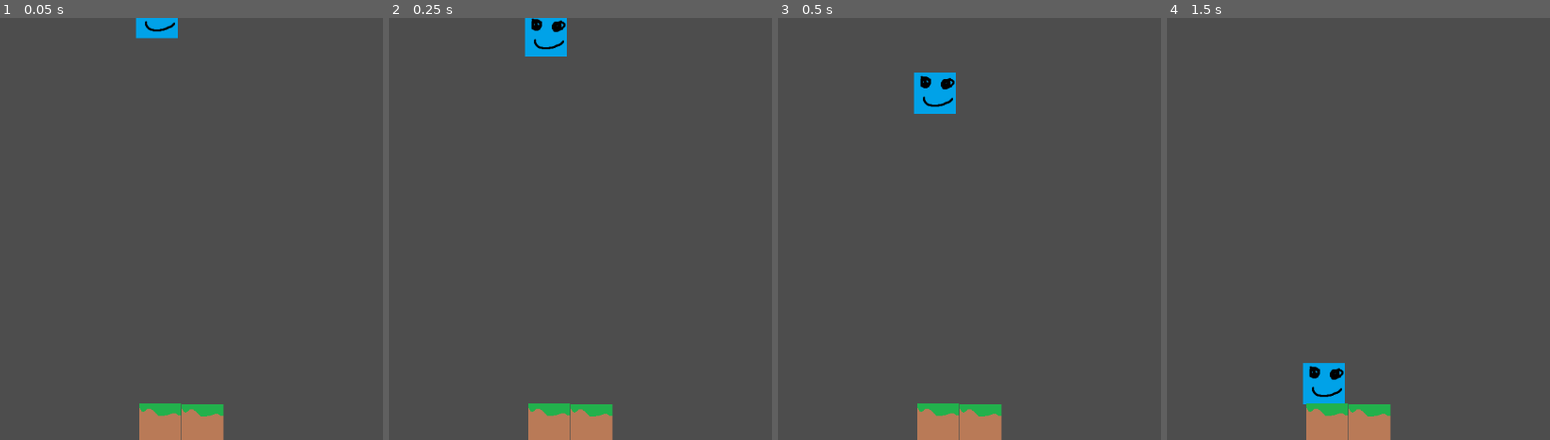
Above: before the commit, frames 1-4 (left to right).
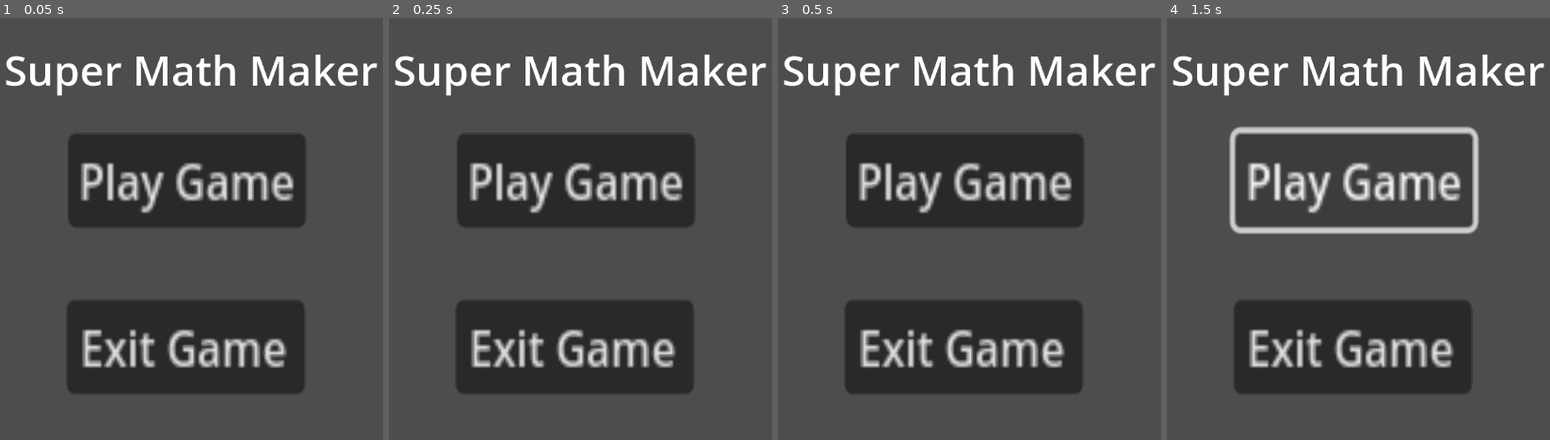
Above: after the commit, the same moments.

Repository: Super-Math-Maker/Super-Math-Maker
Game: Godot game, scene res://Resources/Scenes/Main Menu.tscn
Two runs of this game, one before a commit and one after it. Both use one fixed random seed, a clock stepped at 60 frames per second and the inputs below. Before the commit the project starts from res://Scene.tscn.
Inputs (mouse positions are in pixels of both pictures, inside the frame that each line leads up to):
- Up to frame 1 (0.05 s): no input
- Up to frame 2 (0.25 s): no input
- Up to frame 3 (0.5 s): no input
- Up to frame 4 (1.5 s): click (1354, 178) at 0.5 s, where only the run after the commit has a clickable "Play Game"; click (1354, 178) at 1.25 s, where only the run after the commit has a clickable "Play Game"

The runs differ from the first frame. In frame 1, 30% of the frame differs, in the area x 1-99%, y 0-100%; in frame 2, 31%; in frame 3, 31%; in frame 4, 23%.

Commit message:
Basic Menu

Diff:
--- /dev/null
+++ b/Resources/Scenes/Main Menu.tscn
@@ -0,0 +1,34 @@
+[gd_scene load_steps=2 format=3 uid="uid://diigps1gagkfl"]
+
+[ext_resource type="Script" path="res://Resources/Scripts/MainMenu.gd" id="1_1mjf6"]
+
+[node name="Main Menu" type="Node2D"]
+
+[node name="CanvasGroup" type="CanvasGroup" parent="."]
+script = ExtResource("1_1mjf6")
+
+[node name="Play Game Button" type="Button" parent="CanvasGroup"]
+unique_name_in_owner = true
+offset_left = 374.0
+offset_top = 177.0
+offset_right = 464.0
+offset_bottom = 208.0
+scale = Vector2(4.05144, 4.66263)
+text = "Play Game"
+
+[node name="Exit Game Button" type="Button" parent="CanvasGroup"]
+unique_name_in_owner = true
+offset_left = 372.0
+offset_top = 433.0
+offset_right = 462.0
+offset_bottom = 464.0
+scale = Vector2(4.05144, 4.66263)
+text = "Exit Game"
+
+[node name="Label" type="Label" parent="CanvasGroup"]
+offset_left = 276.0
+offset_top = 35.0
+offset_right = 851.0
+offset_bottom = 126.0
+theme_override_font_sizes/font_size = 64
+text = "Super Math Maker"
--- /dev/null
+++ b/Resources/Scripts/MainMenu.gd
@@ -0,0 +1,20 @@
+extends Node
+
+@onready var playButton = %"Play Game Button"
+@onready var exitButton = %"Exit Game Button"
+
+# Called when the node enters the scene tree for the first time.
+func _ready():
+	playButton.pressed.connect(_unimpl)
+	exitButton.pressed.connect(_exit)
+	pass # Replace with function body.
+
+func _unimpl():
+	print("Unimplemented")
+
+func _exit():
+	get_tree().quit()
+
+# Called every frame. 'delta' is the elapsed time since the previous frame.
+func _process(delta):
+	pass
--- a/Scene.tscn
+++ /dev/null
@@ -1,50 +0,0 @@
-[gd_scene load_steps=5 format=3 uid="uid://dbao6eyd1cdr0"]
-
-[ext_resource type="Script" path="res://KillGameWithEscape.gd" id="1_omyy2"]
-[ext_resource type="Texture2D" uid="uid://bxab2hlawpoce" path="res://Resources/player.png" id="1_t4cjq"]
-[ext_resource type="Texture2D" uid="uid://cfnbo4vvyl17i" path="res://Resources/Ground.png" id="2_y40b2"]
-
-[sub_resource type="RectangleShape2D" id="RectangleShape2D_efm8t"]
-size = Vector2(64, 62)
-
-[node name="Scene" type="Node2D"]
-position = Vector2(-149, -129)
-script = ExtResource("1_omyy2")
-
-[node name="Player" type="Node" parent="."]
-
-[node name="RigidBody2D" type="RigidBody2D" parent="Player"]
-position = Vector2(510, -1)
-
-[node name="CollisionShape2D" type="CollisionShape2D" parent="Player/RigidBody2D"]
-shape = SubResource("RectangleShape2D_efm8t")
-
-[node name="Sprite" type="Sprite2D" parent="Player/RigidBody2D"]
-scale = Vector2(1, 0.984)
-texture = ExtResource("1_t4cjq")
-
-[node name="Ground1" type="Node" parent="."]
-
-[node name="RigidBody2D" type="RigidBody2D" parent="Ground1"]
-freeze = true
-
-[node name="CollisionShape2D" type="CollisionShape2D" parent="Ground1/RigidBody2D"]
-position = Vector2(517, 623)
-shape = SubResource("RectangleShape2D_efm8t")
-
-[node name="Sprite2D" type="Sprite2D" parent="Ground1/RigidBody2D"]
-position = Vector2(515, 624)
-texture = ExtResource("2_y40b2")
-
-[node name="Ground2" type="Node" parent="."]
-
-[node name="RigidBody2D" type="RigidBody2D" parent="Ground2"]
-freeze = true
-
-[node name="CollisionShape2D" type="CollisionShape2D" parent="Ground2/RigidBody2D"]
-position = Vector2(581, 622)
-shape = SubResource("RectangleShape2D_efm8t")
-
-[node name="Sprite2D" type="Sprite2D" parent="Ground2/RigidBody2D"]
-position = Vector2(580, 625)
-texture = ExtResource("2_y40b2")
--- a/project.godot
+++ b/project.godot
@@ -11,6 +11,10 @@
 [application]
 
 config/name="Project"
-run/main_scene="res://Scene.tscn"
+run/main_scene="res://Resources/Scenes/Main Menu.tscn"
 config/features=PackedStringArray("4.1", "Forward Plus")
 config/icon="res://icon.svg"
+
+[dotnet]
+
+project/assembly_name="Project"
Renamed: Resources/Ground.png -> Resources/Sprites/Ground.png
Not shown, changed: Resources/Sprites/Ground.png.import
Renamed: Resources/player.png -> Resources/Sprites/player.png
Not shown, changed: Resources/Sprites/player.png.import
Not shown, added: Godot.lnk
